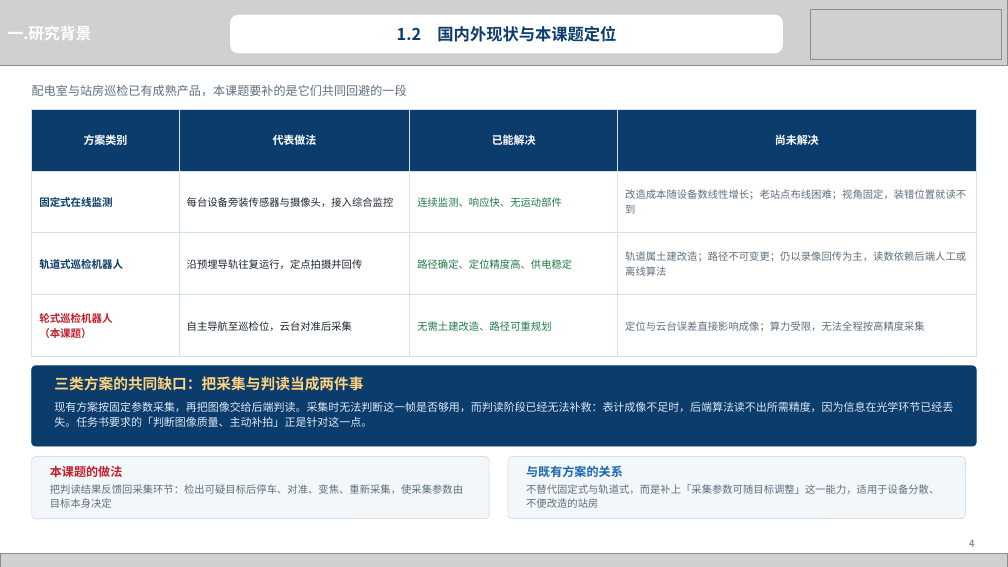
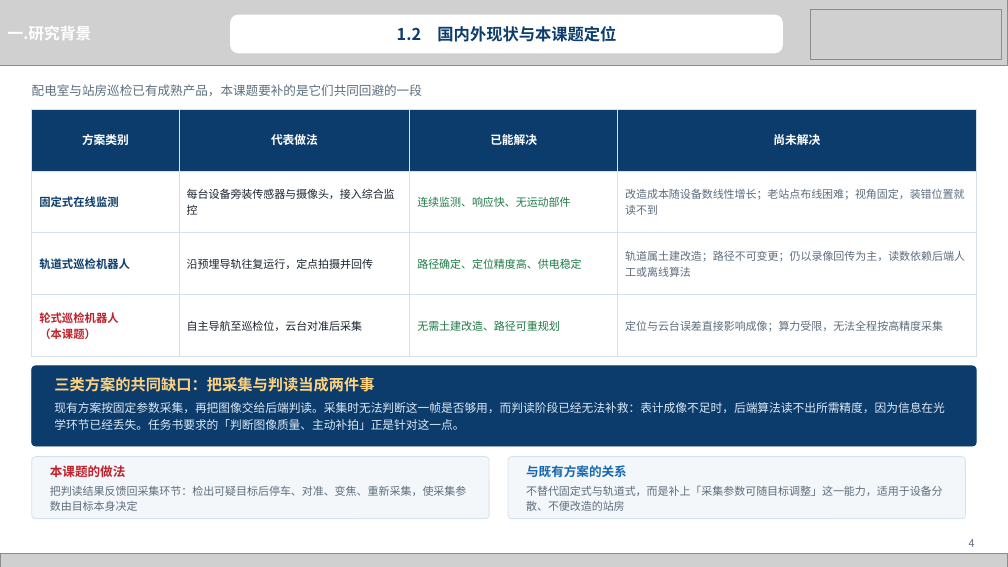
Before and after one commit to heizitalk666/2026summer, a slide deck: slide 4 of deliverables/中期答辩.pptx. Drawn at 1008x567 pixels with LibreOffice and Linux fonts; fonts in the diff are those of the drawing; grey boxes stand for pictures. Boxes give left, top, right and bottom in pixels: in the first picture for what was removed or moved away, otherwise in the second. Text is boxed around its words. In the diff, an @@ line names an element or a change of style, - is before the commit and + after.

```diff
--- a/deliverables/中期答辩.pptx
+++ b/deliverables/中期答辩.pptx
@@ table at [32, 109, 976, 343] @@
@@ size 10.5 to 11.2 pt in "方案类别", "代表做法", "已能解决", "尚未解决" @@
@@ size 10 to 10.8 pt in "固定式在线监测", "轨道式巡检机器人", "轮式巡检机器人", "（本课题）" @@
@@ size 9.8 to 10.5 pt in "每台设备旁装传感器与摄像头，接入综合监控", "连续监测、响应快、无运动部件", "改造成本随设备数线性增长；老站点布线困难；视角固定，装错位置就读不到", "沿预埋导轨往复运行，定点拍摄并回传" and 5 more places @@
@@ text "三类方案的共同缺口：把采集与判读当成两件事" at [54, 377, 374, 392]: size 14 to 14.5 pt @@
@@ text "现有方案按固定参数采集，再把图像交给后端判读。采集时无法判断这一帧是否够用，而判读阶段已经无法补救：表计成像不足时，后端 ..." at [54, 402, 945, 430]: size 10.5 to 11.2 pt; line spacing 15pt to 16.5pt @@
@@ size 11.5 to 12 pt in 3 elements at [32, 84, 422, 96], [50, 465, 126, 477], [526, 465, 627, 477] @@
@@ text "把判读结果反馈回采集环节：检出可疑目标后停车、对准、变焦、重新采集，使采集参数由目标本身决定" at [50, 486, 467, 511]: size 9.8 to 10.5 pt; line spacing 13pt to 14.5pt @@
@@ text "不替代固定式与轨道式，而是补上「采集参数可随目标调整」这一能力，适用于设备分散、不便改造的站房" at [526, 485, 943, 511]: size 9.8 to 10.5 pt; line spacing 13pt to 14.5pt @@
```
Also in this commit, not shown: 27 other slides changed, 4 other files.
